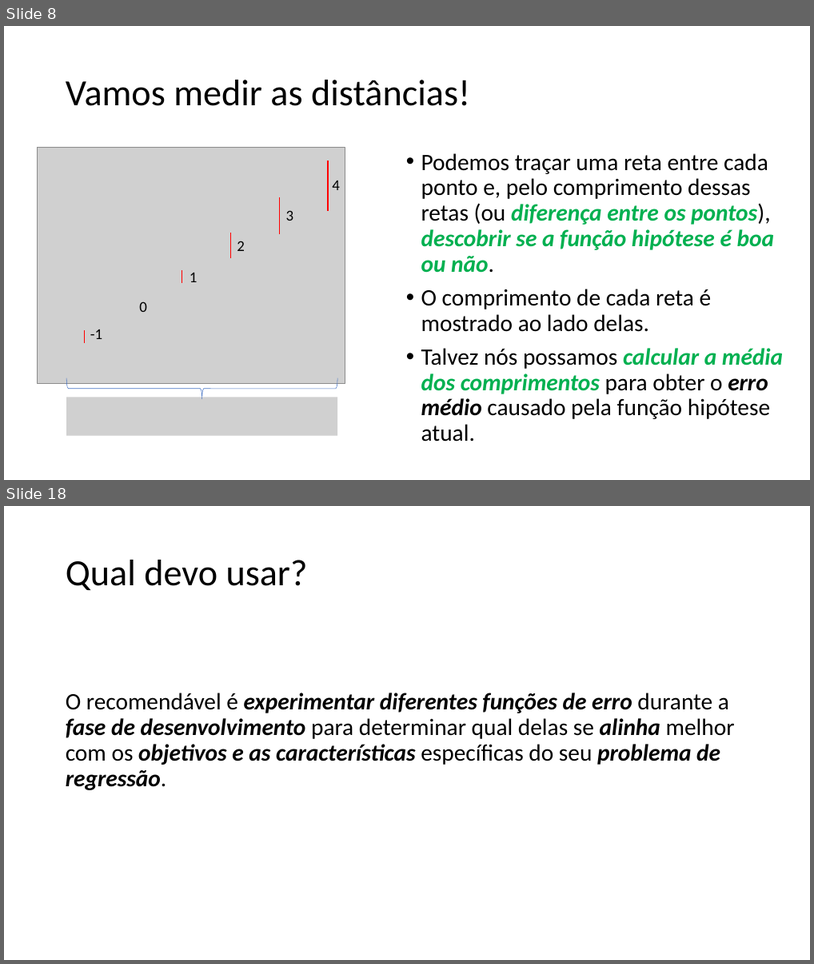
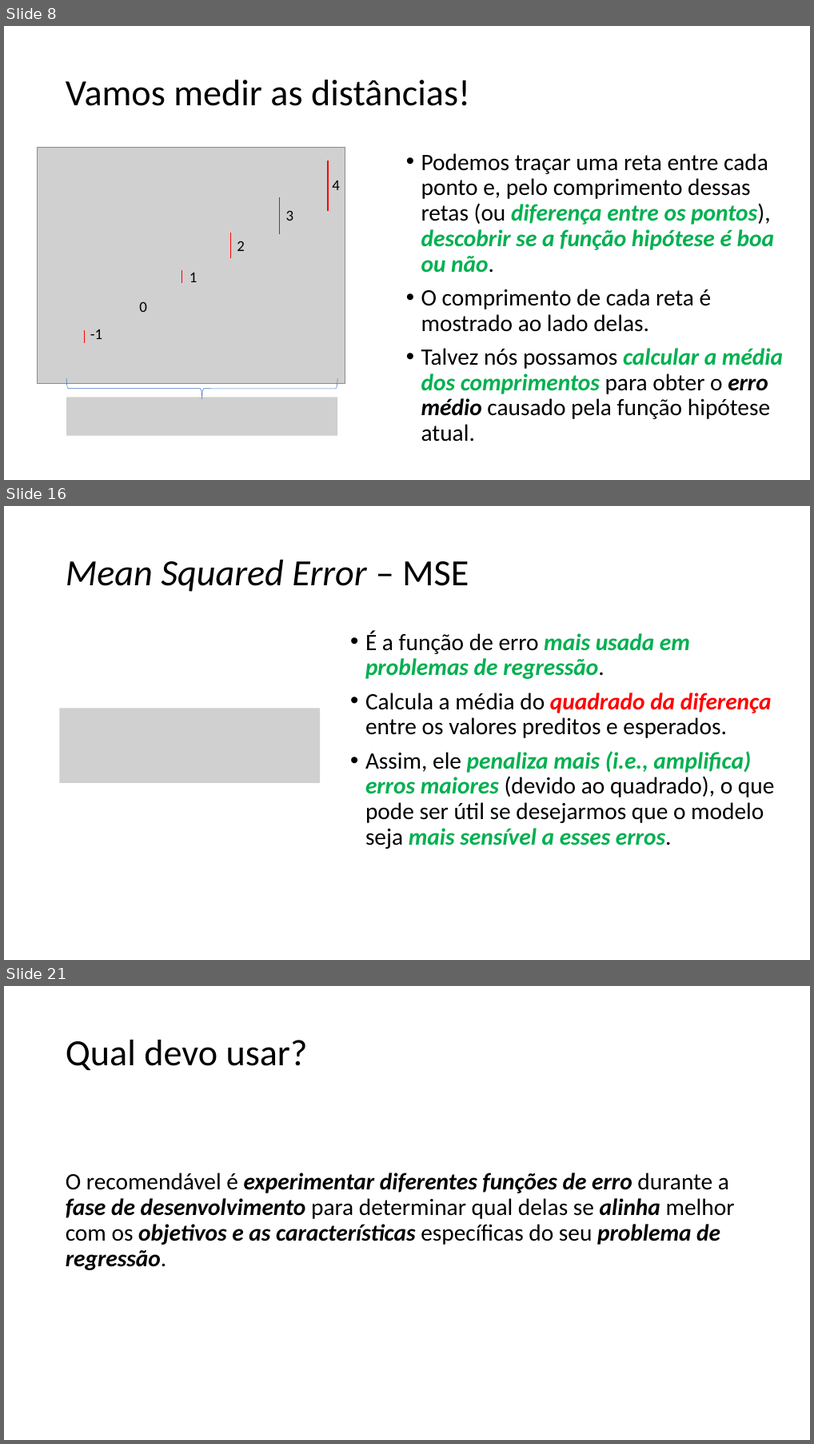
Before and after one commit to zz4fap/tp557-iot-ml, a slide deck: slides/TP557_5_Medindo_a_precisão_de_um_modelo_de_ML.pptx. Shown one above the other, each under a label of ours: slides 8 and 18 before the commit, slides 8, 16 and 21 after it; the slides between them are not shown. The pictures are 814x964 and 814x1444 pixels, drawn with LibreOffice and Linux fonts; fonts in the diff are those of the drawing; grey boxes stand for pictures. Boxes give left, top, right and bottom in pixels: in the first picture for what was removed or moved away, otherwise in the second. Text is boxed around its words. In the diff, an @@ line names an element or a change of style, - is before the commit and + after.

```diff
--- a/slides/TP557_5_Medindo_a_precisão_de_um_modelo_de_ML.pptx
+++ b/slides/TP557_5_Medindo_a_precisão_de_um_modelo_de_ML.pptx
@@ slide 16 added at box(4, 506, 810, 960), background #FFFFFF @@
@@ title added at box(66, 560, 469, 592), 44 pt, text #000000, italic @@
+Mean Squared Error – MSE
@@ text added at box(366, 630, 774, 848), 28 pt, text #000000 @@
+• É a função de erro mais usada em problemas de regressão.
+• Calcula a média do quadrado da diferença entre os valores preditos e esperados.
+• Assim, ele penaliza mais (i.e., amplifica) erros maiores (devido ao quadrado), o que pode ser útil se desejarmos que o modelo seja mais sensível a esses erros.
@@ picture added at box(60, 708, 320, 783) @@
@@ what was slide 18 is now slide 21 @@
```
Also in this commit, not shown: 15 slides changed, 6 other slides added, 1 other file.
